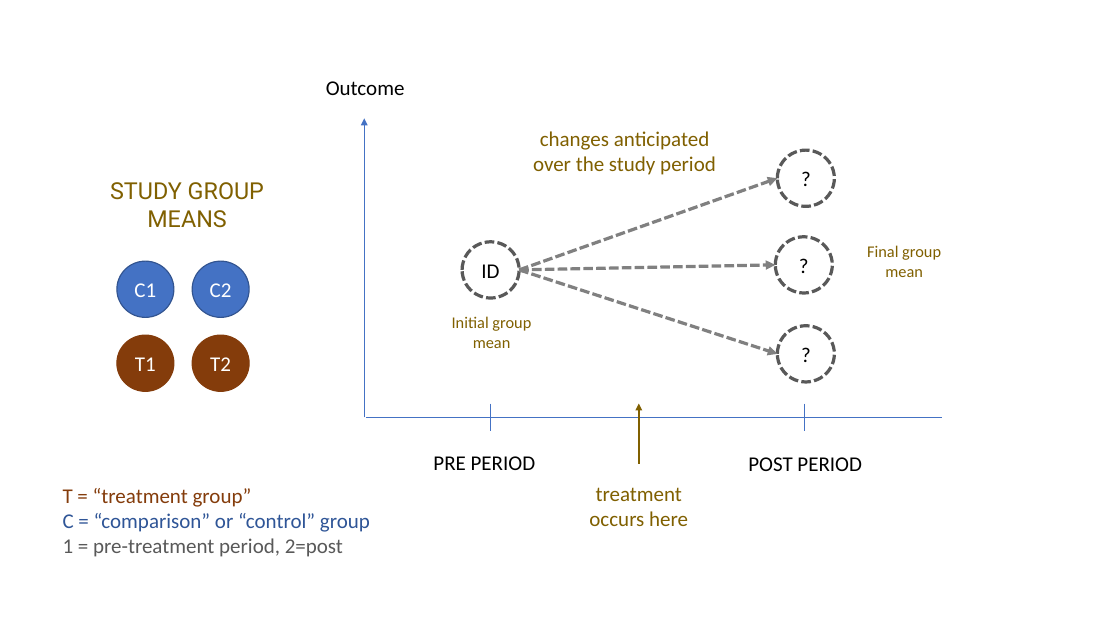
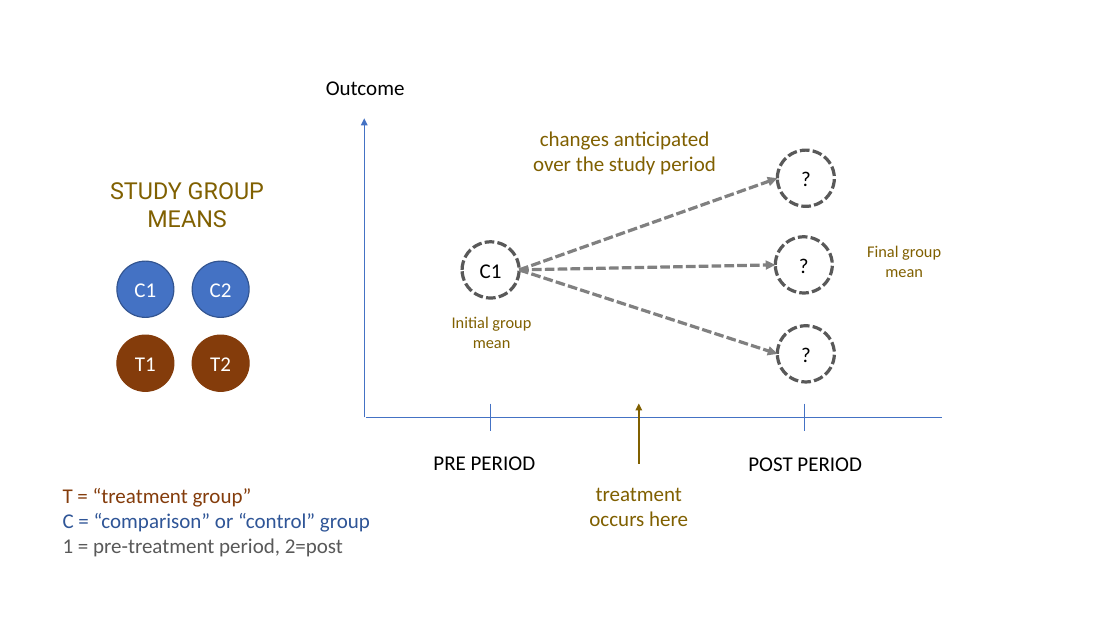
Before and after one commit to DS4PS/cpp-524-sum-2020, a slide deck: slide 2 of lectures/p-04-diagram-your-research-design.pptx. Drawn at 1120x630 pixels with LibreOffice and Linux fonts; fonts in the diff are those of the drawing. Boxes give left, top, right and bottom in pixels: in the first picture for what was removed or moved away, otherwise in the second. Text is boxed around its words. In the diff, an @@ line names an element or a change of style, - is before the commit and + after.

```diff
--- a/lectures/p-04-diagram-your-research-design.pptx
+++ b/lectures/p-04-diagram-your-research-design.pptx
@@ text in ellipse at [480,264,502,278]: text changed @@
-ID
+C1
```
Also in this commit, not shown: 5 other slides changed, 12 slides added.
